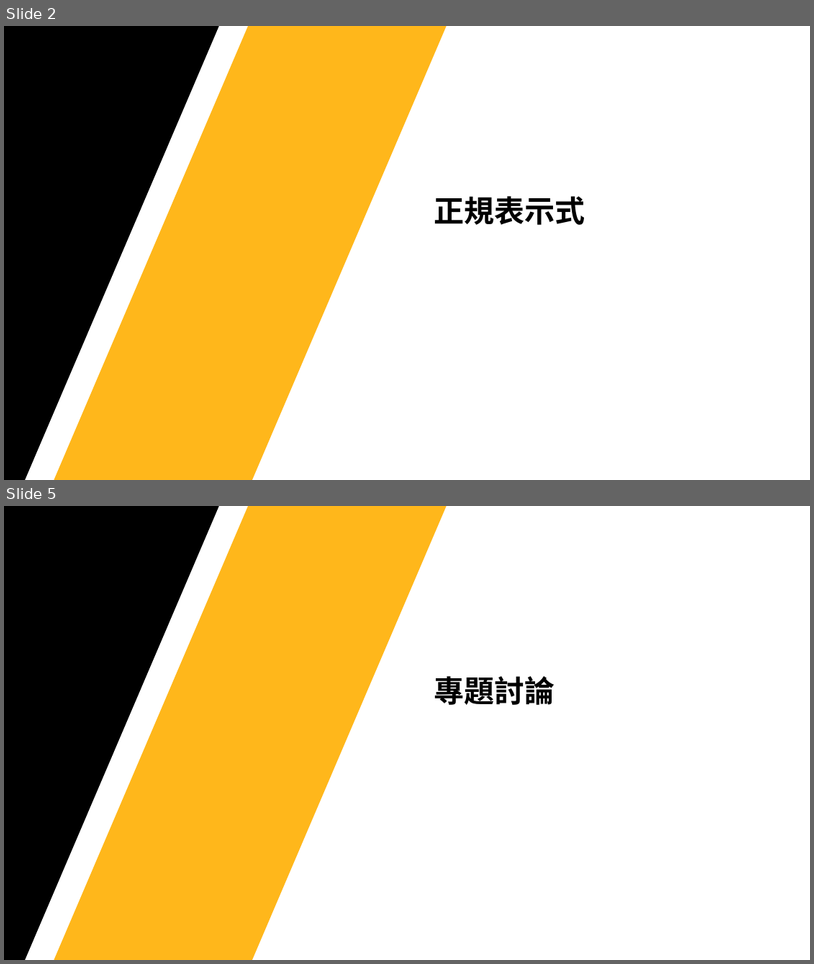
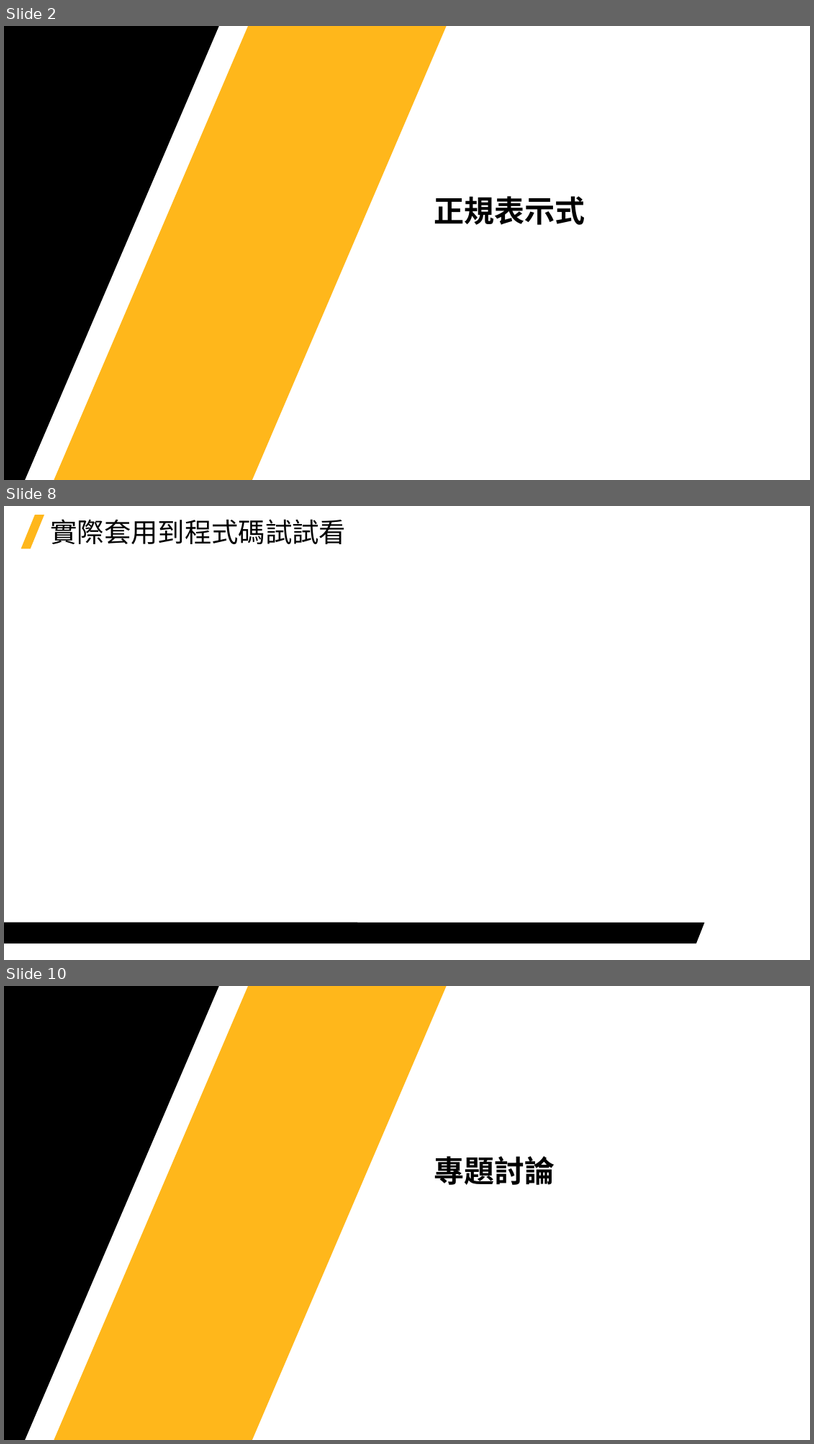
Before and after one commit to Jerrick-cheng/AEDT-Automation-Camp, a slide deck: 上課教材/Week6.pptx. Shown one above the other, each under a label of ours: slides 2 and 5 before the commit, slides 2, 8 and 10 after it; the slides between them are not shown. The pictures are 814x964 and 814x1444 pixels, drawn with LibreOffice and Linux fonts; fonts in the diff are those of the drawing; background and template pictures are left out. Boxes give left, top, right and bottom in pixels: in the first picture for what was removed or moved away, otherwise in the second. Text is boxed around its words. In the diff, an @@ line names an element or a change of style, - is before the commit and + after.

```diff
--- a/上課教材/Week6.pptx
+++ b/上課教材/Week6.pptx
@@ slide 8 added at [4, 506, 810, 960], background #FFFFFF @@
@@ parallelogram added at [21, 515, 44, 548], fill #FFB71B @@
@@ title added at [50, 519, 346, 544], 32 pt, text #000000 @@
+實際套用到程式碼試試看
@@ freeform shape added at [4, 922, 705, 943], fill #000000 @@
@@ what was slide 5 is now slide 10 @@
```
Also in this commit, not shown: 1 slide changed, 5 other slides added, 1 slide removed, 2 other files.
